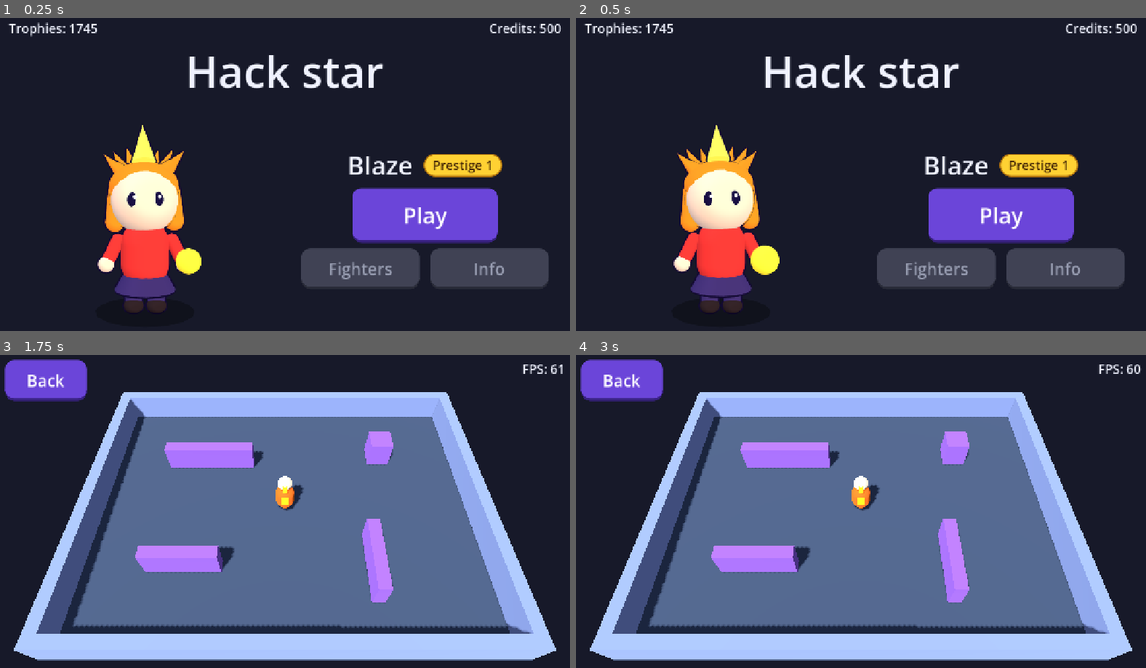
Above: before the commit, frames 1-4 (two rows, left to right).
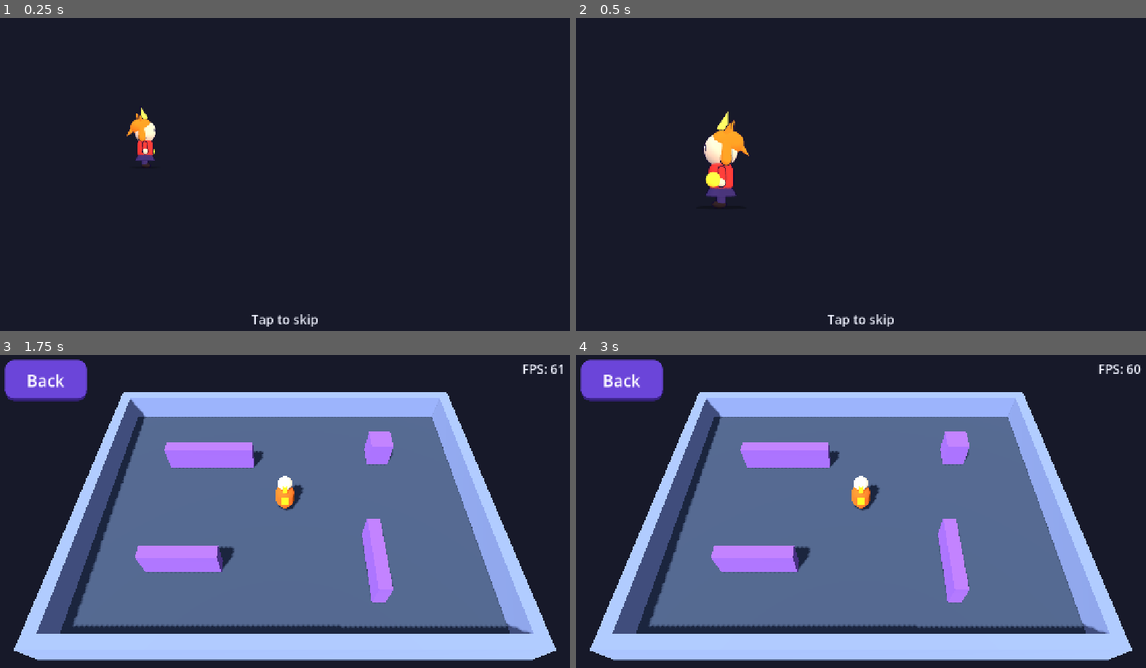
Above: after the commit, the same moments.

Repository: martinnordio/hack_star
Game: Godot game, scene res://scenes/home.tscn
The game is run twice, just before and just after one commit, with the same random seed, the same clock (stepped at 60 frames per second) and the same inputs.
Inputs (mouse positions are in pixels of both pictures, inside the frame that each line leads up to):
- Up to frame 1 (0.25 s): no input
- Up to frame 2 (0.5 s): no input
- Up to frame 3 (1.75 s): click (427, 552) at 0.5 s, where only the run before the commit has a clickable "Play"; click (427, 552) at 1.25 s, where only the run after the commit has a clickable "Play"
- Up to frame 4 (3 s): click "Back" at 2 s; click "Play" at 2.75 s

The runs differ from the first frame. In frame 1, 19% of the frame differs, in the area x 1-99%, y 1-99%; in frame 2, 19%; in frame 3, less than 0.1%; in frame 4, nothing differs.

Commit message:
Step 6: Wow entrance on the home screen (#28)
Co-authored-by: Copilot <223556219+Copilot@users.noreply.github.com>

Diff:
--- a/hack_star_godot/scenes/home.gd
+++ b/hack_star_godot/scenes/home.gd
@@ -1,22 +1,63 @@
 extends Control
 ## The home screen: the chosen fighter and skin, the player's trophies and credits, the
 ## fighter's Prestige and **Play**. Fighters and Info open with Steps 7 and 9.
+## At each game start it first plays the entrance: the fighter drops in with a bounce, a light
+## burst and sparkles, the title pops in; a click, a touch or a key skips to the end state.
+
+## The whole entrance, in seconds (spec S2: at most 3).
+const ENTRANCE_SECONDS: float = 2.4
+const DROP_START: float = 0.15
+const LANDING: float = 0.8
+const DROP_HEIGHT: float = 2.2
+const DROP_SCALE: float = 0.3
+const TITLE_POP: float = 1.0
+const UI_FADE_IN: float = 1.5
+const BURST_COLOR: Color = Color(1.0, 0.9, 0.55)
+
+## True while the entrance plays.
+var entrance_playing: bool = false
+
+var _tween: Tween
+var _effects: Node3D
 
 @onready var _trophies_label: Label = $Margin/Column/TopBar/TrophiesLabel
 @onready var _credits_label: Label = $Margin/Column/TopBar/CreditsLabel
+@onready var _top_bar: Control = $Margin/Column/TopBar
+@onready var _title: Label = $Margin/Column/Title
 @onready var _stage: FighterStage = $Margin/Column/Body/FighterStage
 @onready var _name_label: Label = $Margin/Column/Body/Controls/NameRow/NameLabel
 @onready var _badge: PrestigeBadge = $Margin/Column/Body/Controls/NameRow/PrestigeBadge
 @onready var _body: BoxContainer = $Margin/Column/Body
 @onready var _controls: Control = $Margin/Column/Body/Controls
 @onready var _play_button: Button = $Margin/Column/Body/Controls/PlayButton
+@onready var _flash: ColorRect = $Flash
+@onready var _skip_hint: Label = $SkipHint
 
 
 func _ready() -> void:
 	_play_button.pressed.connect(_on_play_pressed)
 	resized.connect(_arrange)
+	_title.resized.connect(_center_title_pivot)
 	_arrange()
 	_refresh()
+	_center_title_pivot()
+	if not GameState.entrance_played:
+		_play_entrance()
+
+
+# Skipping takes the event, so the tap that skips does not also press a button.
+func _input(event: InputEvent) -> void:
+	if entrance_playing and _is_skip(event):
+		get_viewport().set_input_as_handled()
+		skip_entrance()
+
+
+## Jumps to the end of the entrance at once.
+func skip_entrance() -> void:
+	if not entrance_playing:
+		return
+	_tween.kill()
+	_finish_entrance()
 
 
 # Wide: the fighter on the left, the buttons on the right. Tall: one column.
@@ -35,5 +76,242 @@
 	_stage.show_fighter(fighter_id, GameState.selected_skin())
 
 
+func _center_title_pivot() -> void:
+	_title.pivot_offset = _title.size / 2.0
+
+
 func _on_play_pressed() -> void:
 	Screens.go_to(Screens.ARENA)
+
+
+static func _is_skip(event: InputEvent) -> bool:
+	var press: bool = (
+		event is InputEventMouseButton
+		or event is InputEventScreenTouch
+		or event is InputEventKey
+		or event is InputEventJoypadButton
+	)
+	return press and event.is_pressed() and not event.is_echo()
+
+
+# --- Entrance ---------------------------------------------------------------------------------
+
+
+func _play_entrance() -> void:
+	GameState.entrance_played = true
+	entrance_playing = true
+	var model: FighterModel = _stage.model
+	_effects = _build_effects()
+	# Small and high, so the fighter falls in from the sky inside the stage, not cut by its edge.
+	model.position.y = DROP_HEIGHT
+	model.rotation.y = -TAU
+	model.scale = Vector3.ONE * DROP_SCALE
+	# Hidden, not scaled: the column resets its children's scale when it lays them out.
+	_title.modulate.a = 0.0
+	_top_bar.modulate.a = 0.0
+	_controls.modulate.a = 0.0
+	_flash.visible = true
+	_skip_hint.visible = true
+
+	_tween = create_tween().set_parallel(true)
+	var fall: float = LANDING - DROP_START
+	(
+		_tween
+		. tween_property(model, "position:y", 0.0, fall)
+		. set_delay(DROP_START)
+		. set_trans(Tween.TRANS_QUAD)
+		. set_ease(Tween.EASE_IN)
+	)
+	(
+		_tween
+		. tween_property(model, "rotation:y", 0.0, fall)
+		. set_delay(DROP_START)
+		. set_trans(Tween.TRANS_SINE)
+		. set_ease(Tween.EASE_OUT)
+	)
+	# Same ease as the fall: the top of the fighter stays at the same height while it falls.
+	(
+		_tween
+		. tween_property(model, "scale", Vector3.ONE, fall)
+		. set_delay(DROP_START)
+		. set_trans(Tween.TRANS_QUAD)
+		. set_ease(Tween.EASE_IN)
+	)
+	# Landing: squash, then spring back with a bounce.
+	var squash: Vector3 = Vector3(1.25, 0.75, 1.25)
+	_tween.tween_property(model, "scale", squash, 0.1).set_delay(LANDING)
+	(
+		_tween
+		. tween_property(model, "scale", Vector3.ONE, 0.5)
+		. set_delay(LANDING + 0.1)
+		. set_trans(Tween.TRANS_ELASTIC)
+		. set_ease(Tween.EASE_OUT)
+	)
+	_tween.tween_callback(_burst).set_delay(LANDING)
+	_tween_burst(_effects)
+	_tween.tween_property(_flash, "color:a", 0.3, 0.05).set_delay(LANDING)
+	_tween.tween_property(_flash, "color:a", 0.0, 0.25).set_delay(LANDING + 0.05)
+	_tween.tween_property(_title, "modulate:a", 1.0, 0.1).set_delay(TITLE_POP)
+	(
+		_tween
+		. tween_property(_title, "scale", Vector2.ONE, 0.5)
+		. from(Vector2.ONE * 0.2)
+		. set_delay(TITLE_POP)
+		. set_trans(Tween.TRANS_BACK)
+		. set_ease(Tween.EASE_OUT)
+	)
+	_tween.tween_property(_top_bar, "modulate:a", 1.0, 0.5).set_delay(UI_FADE_IN)
+	_tween.tween_property(_controls, "modulate:a", 1.0, 0.5).set_delay(UI_FADE_IN)
+	_tween.tween_interval(ENTRANCE_SECONDS)
+	_tween.finished.connect(_finish_entrance)
+
+
+# The end state, the same whether the entrance ran to the end or was skipped.
+func _finish_entrance() -> void:
+	entrance_playing = false
+	var model: FighterModel = _stage.model
+	model.position.y = 0.0
+	model.rotation.y = 0.0
+	model.scale = Vector3.ONE
+	_title.scale = Vector2.ONE
+	_title.modulate.a = 1.0
+	_top_bar.modulate.a = 1.0
+	_controls.modulate.a = 1.0
+	_flash.visible = false
+	_flash.color.a = 0.0
+	_skip_hint.visible = false
+	if _effects != null:
+		_effects.queue_free()
+		_effects = null
+
+
+## The light and sparkles of the landing, in the fighter's 3D world; freed after the entrance.
+func _build_effects() -> Node3D:
+	var effects: Node3D = Node3D.new()
+	effects.name = "Entrance"
+	_stage.get_node("Viewport").add_child(effects)
+
+	var light: OmniLight3D = OmniLight3D.new()
+	light.name = "BurstLight"
+	light.position = Vector3(0.0, 1.2, 1.5)
+	light.light_color = BURST_COLOR
+	light.light_energy = 0.0
+	light.omni_range = 6.0
+	effects.add_child(light)
+
+	var glow: GradientTexture2D = GradientTexture2D.new()
+	glow.fill = GradientTexture2D.FILL_RADIAL
+	glow.fill_from = Vector2(0.5, 0.5)
+	glow.fill_to = Vector2(0.5, 0.0)
+	glow.gradient = Gradient.new()
+	glow.gradient.set_color(0, Color(1.0, 1.0, 1.0, 1.0))
+	glow.gradient.set_color(1, Color(1.0, 1.0, 1.0, 0.0))
+	var halo_material: StandardMaterial3D = _additive(BURST_COLOR)
+	halo_material.albedo_texture = glow
+	halo_material.billboard_mode = BaseMaterial3D.BILLBOARD_ENABLED
+	var halo_quad: QuadMesh = QuadMesh.new()
+	halo_quad.size = Vector2(4.0, 4.0)
+	var halo: MeshInstance3D = _mesh(effects, "BurstHalo", halo_quad, halo_material)
+	halo.position = Vector3(0.0, 1.0, -0.6)
+	halo.scale = Vector3.ZERO
+
+	var ring_mesh: TorusMesh = TorusMesh.new()
+	ring_mesh.inner_radius = 0.9
+	ring_mesh.outer_radius = 1.0
+	var ring: MeshInstance3D = _mesh(effects, "Shockwave", ring_mesh, _additive(BURST_COLOR))
+	ring.position = Vector3(0.0, 0.05, 0.0)
+	ring.scale = Vector3.ZERO
+
+	effects.add_child(_burst_sparkles())
+	return effects
+
+
+func _tween_burst(effects: Node3D) -> void:
+	var light: OmniLight3D = effects.get_node("BurstLight")
+	_tween.tween_property(light, "light_energy", 6.0, 0.08).set_delay(LANDING)
+	_tween.tween_property(light, "light_energy", 0.0, 0.7).set_delay(LANDING + 0.08)
+	var halo: MeshInstance3D = effects.get_node("BurstHalo")
+	var halo_material: StandardMaterial3D = halo.material_override as StandardMaterial3D
+	(
+		_tween
+		. tween_property(halo, "scale", Vector3.ONE * 1.4, 0.35)
+		. set_delay(LANDING)
+		. set_trans(Tween.TRANS_CUBIC)
+		. set_ease(Tween.EASE_OUT)
+	)
+	_tween.tween_property(halo_material, "albedo_color:a", 0.0, 0.9).set_delay(LANDING + 0.2)
+	var ring: MeshInstance3D = effects.get_node("Shockwave")
+	var ring_material: StandardMaterial3D = ring.material_override as StandardMaterial3D
+	(
+		_tween
+		. tween_property(ring, "scale", Vector3(1.8, 1.0, 1.8), 0.6)
+		. set_delay(LANDING)
+		. set_trans(Tween.TRANS_CUBIC)
+		. set_ease(Tween.EASE_OUT)
+	)
+	_tween.tween_property(ring_material, "albedo_color:a", 0.0, 0.6).set_delay(LANDING)
+
+
+func _burst() -> void:
+	if _effects != null:
+		(_effects.get_node("BurstSparkles") as CPUParticles3D).restart()
+
+
+# A one-shot burst of sparkles in the fighter's colour and gold (`CPUParticles3D`: GPU particles
+# are limited on WebGL with the Compatibility renderer).
+func _burst_sparkles() -> CPUParticles3D:
+	var particles: CPUParticles3D = CPUParticles3D.new()
+	particles.name = "BurstSparkles"
+	particles.position = Vector3(0.0, 0.6, 0.0)
+	particles.emitting = false
+	particles.one_shot = true
+	particles.explosiveness = 1.0
+	particles.amount = 64
+	particles.lifetime = 1.2
+	particles.direction = Vector3.UP
+	particles.spread = 100.0
+	particles.initial_velocity_min = 3.0
+	particles.initial_velocity_max = 6.0
+	particles.gravity = Vector3(0.0, -6.0, 0.0)
+	particles.damping_min = 1.0
+	particles.damping_max = 2.0
+	var fade: Curve = Curve.new()
+	fade.add_point(Vector2(0.0, 1.0))
+	fade.add_point(Vector2(1.0, 0.0))
+	particles.scale_amount_curve = fade
+	var colors: Gradient = Gradient.new()
+	colors.set_color(0, Rarity.LEGENDARY_GOLD)
+	colors.set_color(1, _stage.model.main_color.lightened(0.2))
+	particles.color_initial_ramp = colors
+	var star: SphereMesh = SphereMesh.new()
+	star.radius = 0.1
+	star.height = 0.2
+	star.radial_segments = 6
+	star.rings = 3
+	particles.mesh = star
+	var material: StandardMaterial3D = _additive(Color.WHITE)
+	material.vertex_color_use_as_albedo = true
+	particles.material_override = material
+	particles.cast_shadow = GeometryInstance3D.SHADOW_CASTING_SETTING_OFF
+	return particles
+
+
+static func _mesh(
+	parent: Node3D, node_name: String, mesh: Mesh, material: Material
+) -> MeshInstance3D:
+	var instance: MeshInstance3D = MeshInstance3D.new()
+	instance.name = node_name
+	instance.mesh = mesh
+	instance.material_override = material
+	instance.cast_shadow = GeometryInstance3D.SHADOW_CASTING_SETTING_OFF
+	parent.add_child(instance)
+	return instance
+
+
+static func _additive(color: Color) -> StandardMaterial3D:
+	var material: StandardMaterial3D = StandardMaterial3D.new()
+	material.shading_mode = BaseMaterial3D.SHADING_MODE_UNSHADED
+	material.albedo_color = color
+	material.transparency = BaseMaterial3D.TRANSPARENCY_ALPHA
+	material.blend_mode = BaseMaterial3D.BLEND_MODE_ADD
+	return material
--- a/hack_star_godot/scenes/home.tscn
+++ b/hack_star_godot/scenes/home.tscn
@@ -112,3 +112,32 @@
 layout_mode = 2
 disabled = true
 text = "Info"
+
+[node name="Flash" type="ColorRect" parent="."]
+visible = false
+layout_mode = 1
+anchors_preset = 15
+anchor_right = 1.0
+anchor_bottom = 1.0
+grow_horizontal = 2
+grow_vertical = 2
+mouse_filter = 2
+color = Color(1, 0.96, 0.85, 0)
+
+[node name="SkipHint" type="Label" parent="."]
+visible = false
+layout_mode = 1
+anchors_preset = 7
+anchor_left = 0.5
+anchor_top = 1.0
+anchor_right = 0.5
+anchor_bottom = 1.0
+offset_left = -120.0
+offset_top = -64.0
+offset_right = 120.0
+offset_bottom = -24.0
+grow_horizontal = 2
+grow_vertical = 0
+text = "Tap to skip"
+horizontal_alignment = 1
+vertical_alignment = 1
--- a/hack_star_godot/tests/test_home.gd
+++ b/hack_star_godot/tests/test_home.gd
@@ -1,6 +1,8 @@
 extends GutTest
 
 const HOME: PackedScene = preload("res://scenes/home.tscn")
+const HomeScript: GDScript = preload("res://scenes/home.gd")
+const PLAY_PATH: String = "Margin/Column/Body/Controls/PlayButton"
 
 
 func before_each() -> void:
@@ -74,3 +76,123 @@
 	shown.queue_free()
 	await wait_process_frames(1)
 	tree.current_scene = previous
+
+
+# --- Entrance (S2) ----------------------------------------------------------------------------
+
+
+## The home screen in its own viewport, so input can be pushed to it.
+func _show_home_in_viewport() -> Array:
+	var viewport: SubViewport = SubViewport.new()
+	viewport.size = Vector2i(1280, 720)
+	add_child_autofree(viewport)
+	var screen: Control = HOME.instantiate()
+	viewport.add_child(screen)
+	await wait_process_frames(2)
+	return [viewport, screen]
+
+
+func _press_at(viewport: SubViewport, event: InputEvent) -> void:
+	viewport.push_input(event, true)
+	var release: InputEvent = event.duplicate()
+	release.set("pressed", false)
+	viewport.push_input(release, true)
+
+
+func _click(position: Vector2) -> InputEventMouseButton:
+	var event: InputEventMouseButton = InputEventMouseButton.new()
+	event.button_index = MOUSE_BUTTON_LEFT
+	event.pressed = true
+	event.button_mask = MOUSE_BUTTON_MASK_LEFT
+	event.position = position
+	event.global_position = position
+	return event
+
+
+func _touch(position: Vector2) -> InputEventScreenTouch:
+	var event: InputEventScreenTouch = InputEventScreenTouch.new()
+	event.index = 0
+	event.pressed = true
+	event.position = position
+	return event
+
+
+func _key() -> InputEventKey:
+	var event: InputEventKey = InputEventKey.new()
+	event.keycode = KEY_SPACE
+	event.physical_keycode = KEY_SPACE
+	event.pressed = true
+	return event
+
+
+func _assert_end_state(screen: Control) -> void:
+	assert_false(screen.entrance_playing, "the entrance is over")
+	var model: FighterModel = screen.get_node("Margin/Column/Body/FighterStage").model
+	assert_eq(model.position, Vector3.ZERO, "the fighter stands on the ground")
+	assert_eq(model.scale, Vector3.ONE)
+	assert_eq(screen.get_node("Margin/Column/Title").scale, Vector2.ONE, "the title is shown")
+	assert_eq(screen.get_node("Margin/Column/Body/Controls").modulate.a, 1.0)
+	assert_false(screen.get_node("SkipHint").visible, "no skip hint")
+	assert_false(screen.get_node("Flash").visible)
+
+
+func test_entrance_lasts_at_most_3_seconds() -> void:
+	assert_gt(HomeScript.ENTRANCE_SECONDS, 0.0)
+	assert_lte(HomeScript.ENTRANCE_SECONDS, 3.0)
+
+
+func test_first_home_plays_the_entrance_and_a_second_does_not() -> void:
+	assert_false(GameState.entrance_played)
+	var first: Control = _show_home()
+	await wait_process_frames(2)
+	assert_true(first.entrance_playing, "the first home plays it")
+	assert_true(GameState.entrance_played)
+	assert_true(first.get_node("SkipHint").visible, "with the skip hint")
+	var model: FighterModel = first.get_node("Margin/Column/Body/FighterStage").model
+	assert_gt(model.position.y, 0.0, "the fighter starts above the ground")
+	first.queue_free()
+	var second: Control = _show_home()
+	await wait_process_frames(2)
+	_assert_end_state(second)
+
+
+func test_entrance_ends_by_itself() -> void:
+	var screen: Control = _show_home()
+	await wait_seconds(HomeScript.ENTRANCE_SECONDS + 0.3)
+	_assert_end_state(screen)
+	await wait_process_frames(1)
+	var viewport: SubViewport = screen.get_node("Margin/Column/Body/FighterStage/Viewport")
+	assert_null(viewport.get_node_or_null("Entrance"), "the effects are gone")
+
+
+func test_a_click_skips_the_entrance() -> void:
+	var shown: Array = await _show_home_in_viewport()
+	assert_true(shown[1].entrance_playing)
+	_press_at(shown[0], _click(Vector2(100, 600)))
+	_assert_end_state(shown[1])
+
+
+func test_a_touch_skips_the_entrance() -> void:
+	var shown: Array = await _show_home_in_viewport()
+	_press_at(shown[0], _touch(Vector2(100, 600)))
+	_assert_end_state(shown[1])
+
+
+func test_a_key_skips_the_entrance() -> void:
+	var shown: Array = await _show_home_in_viewport()
+	_press_at(shown[0], _key())
+	_assert_end_state(shown[1])
+
+
+func test_play_works_after_a_skip() -> void:
+	var shown: Array = await _show_home_in_viewport()
+	var button: Button = shown[1].get_node(PLAY_PATH)
+	for connection: Dictionary in button.pressed.get_connections():
+		button.pressed.disconnect(connection["callable"])
+	watch_signals(button)
+	var on_play: Vector2 = button.get_global_rect().get_center()
+	_press_at(shown[0], _click(on_play))
+	assert_false(shown[1].entrance_playing)
+	assert_signal_emit_count(button, "pressed", 0, "the tap that skips does not press Play")
+	_press_at(shown[0], _click(on_play))
+	assert_signal_emit_count(button, "pressed", 1, "Play works after the skip")
--- a/hack_star_godot/tests/test_screen_sizes.gd
+++ b/hack_star_godot/tests/test_screen_sizes.gd
@@ -83,9 +83,11 @@
 		"Margin/Column/Body/Controls/PlayButton",
 		"Margin/Column/Body/Controls/MoreRow/FightersButton",
 		"Margin/Column/Body/Controls/MoreRow/InfoButton",
+		"SkipHint",
 	]
 	for label: String in SIZES:
 		var size: Vector2i = SIZES[label]
+		GameState.entrance_played = false
 		var shown: Array = await _show_in_viewport(HOME_SCENE, size)
 		var screen: Control = shown[1]
 		var visible_rect: Rect2 = Rect2(Vector2.ZERO, _content_size(size))
@@ -114,6 +116,8 @@
 
 
 func test_play_reacts_to_mouse_click() -> void:
+	# Played already: the entrance would take the first tap to skip itself.
+	GameState.entrance_played = true
 	var shown: Array = await _show_in_viewport(HOME_SCENE, Vector2i(1280, 720))
 	var button: Button = shown[1].get_node("Margin/Column/Body/Controls/PlayButton")
 	_drop_handlers(button)
@@ -123,6 +127,8 @@
 
 
 func test_play_reacts_to_touch() -> void:
+	# Played already: the entrance would take the first tap to skip itself.
+	GameState.entrance_played = true
 	var shown: Array = await _show_in_viewport(HOME_SCENE, Vector2i(844, 390))
 	var button: Button = shown[1].get_node("Margin/Column/Body/Controls/PlayButton")
 	_drop_handlers(button)
Not shown, changed: hack_star_godot/.specs/features/2026_11_12_04_basic_ui_spec.md
Not shown, changed: hack_star_godot/docs/architecture.md
